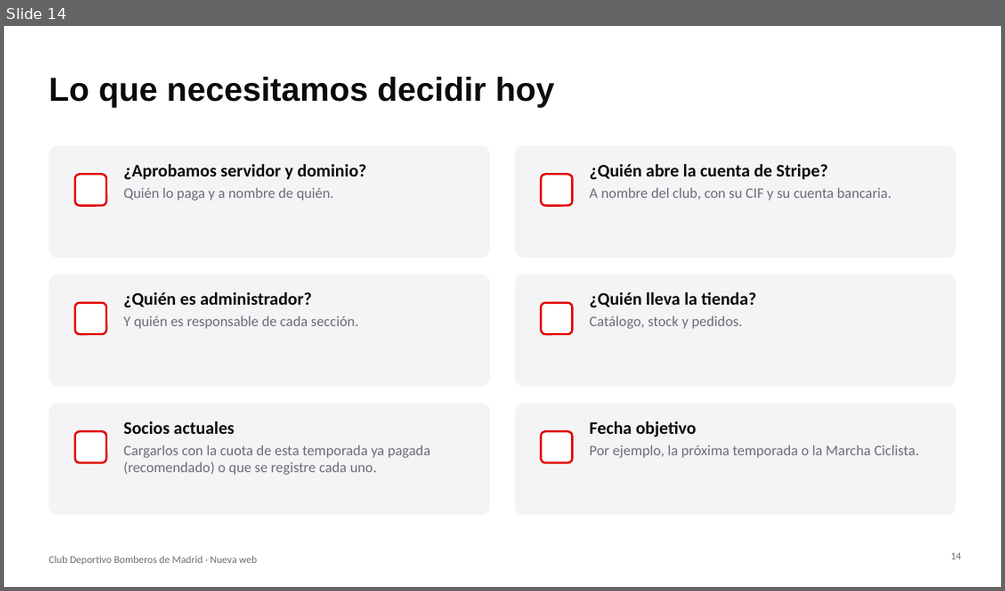
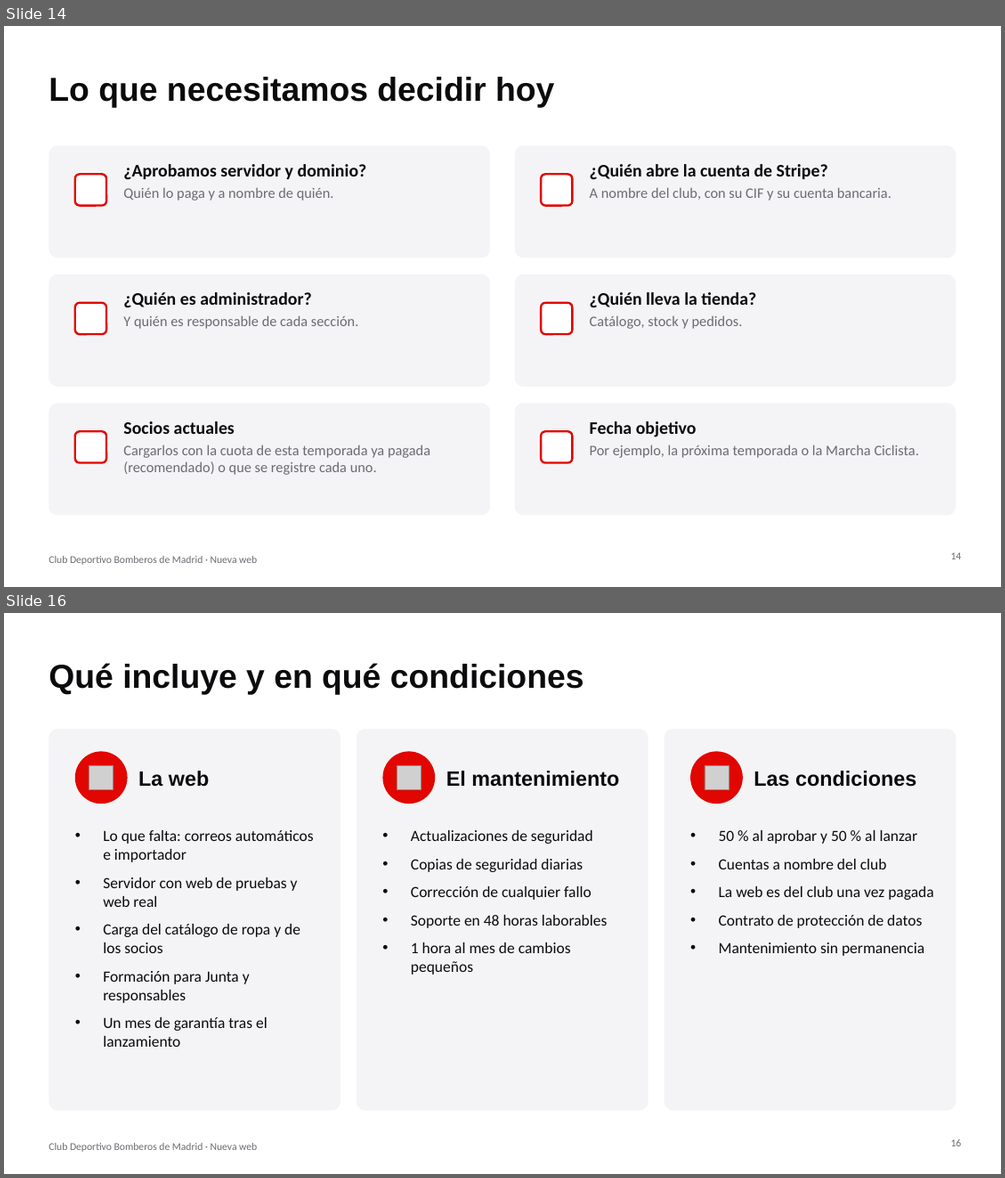
Before and after one commit to meluStudy/Club-Deportivo-Bomberos, a slide deck: docs/presentacion-reunion.pptx. Shown one above the other, each under a label of ours: slide 14 before the commit, slides 14 and 16 after it; the slides between them are not shown. The pictures are 1005x591 and 1005x1178 pixels, drawn with LibreOffice and Linux fonts; fonts in the diff are those of the drawing; grey boxes stand for pictures. Boxes give left, top, right and bottom in pixels: in the first picture for what was removed or moved away, otherwise in the second. Text is boxed around its words. In the diff, an @@ line names an element or a change of style, - is before the commit and + after.

```diff
--- a/docs/presentacion-reunion.pptx
+++ b/docs/presentacion-reunion.pptx
@@ slide 16 added at <box>4,613,1001,1174</box>, background #FFFFFF; not listed: 1 template element that a slide beside it also shows @@
@@ title added at <box>48,663,584,694</box>, 32 pt, text #0B0B0D, bold @@
+Qué incluye y en qué condiciones
@@ rounded rectangle added at <box>48,729,340,1111</box>, fill #F4F4F6 @@
@@ rounded rectangle added at <box>356,729,647,1111</box>, fill #F4F4F6 @@
@@ rounded rectangle added at <box>664,729,956,1111</box>, fill #F4F4F6 @@
@@ ellipse added at <box>75,751,128,803</box>, fill #E10600 @@
@@ picture added at <box>89,765,113,789</box> @@
@@ text added at <box>138,771,209,787</box>, 20 pt, text #0B0B0D, bold @@
+La web
@@ ellipse added at <box>383,751,436,803</box>, fill #E10600 @@
@@ picture added at <box>396,765,421,789</box> @@
@@ text added at <box>446,771,619,787</box>, 20 pt, text #0B0B0D, bold @@
+El mantenimiento
@@ ellipse added at <box>690,751,743,803</box>, fill #E10600 @@
@@ picture added at <box>704,765,728,789</box> @@
@@ text added at <box>753,771,916,787</box>, 20 pt, text #0B0B0D, bold @@
+Las condiciones
@@ text added at <box>103,830,314,1046</box>, 15 pt, text #0B0B0D @@
+• Lo que falta: correos automáticos e importador
+• Servidor con web de pruebas y web real
+• Carga del catálogo de ropa y de los socios
+• Formación para Junta y responsables
+• Un mes de garantía tras el lanzamiento
@@ text added at <box>411,830,607,974</box>, 15 pt, text #0B0B0D @@
+• Actualizaciones de seguridad
+• Copias de seguridad diarias
+• Corrección de cualquier fallo
+• Soporte en 48 horas laborables
+• 1 hora al mes de cambios pequeños
@@ text added at <box>719,830,933,956</box>, 15 pt, text #0B0B0D @@
+• 50 % al aprobar y 50 % al lanzar
+• Cuentas a nombre del club
+• La web es del club una vez pagada
+• Contrato de protección de datos
+• Mantenimiento sin permanencia
@@ page number added at <box>951,1139,962,1146</box>, 10 pt, text #6B6B73 @@
+16
```
Also in this commit, not shown: 1 slide changed, 1 other slide added, 4 other files.
